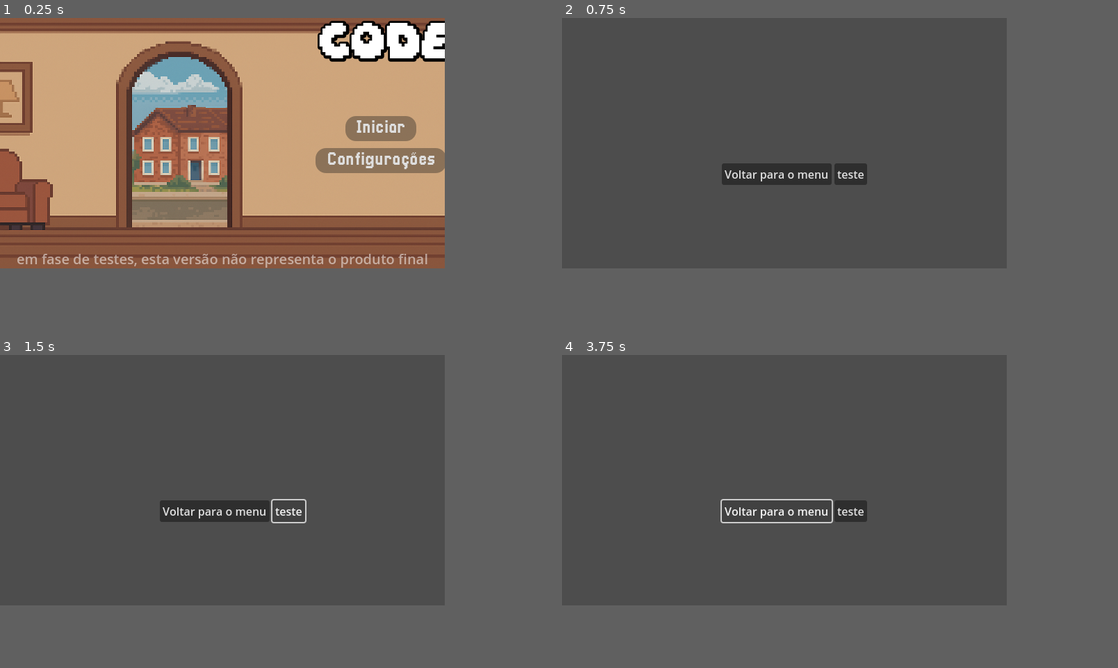
Above: before the commit, frames 1-4 (two rows, left to right).
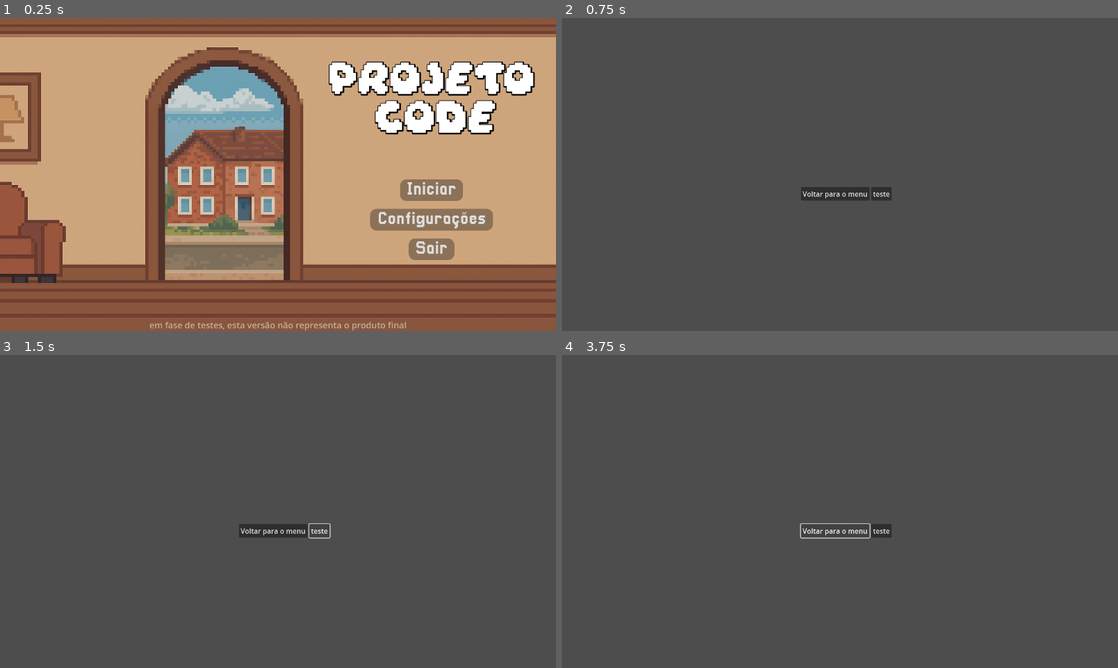
Above: after the commit, the same moments.

Repository: ggxrc/projeto-code
Game: Godot game, scene res://scenes/orquestrator/Orquestrador.tscn
The game is run twice, just before and just after one commit, with the same random seed, the same clock (stepped at 60 frames per second) and the same inputs.
Inputs:
- Up to frame 1 (0.25 s): no input
- Up to frame 2 (0.75 s): click "Iniciar" at 0.5 s
- Up to frame 3 (1.5 s): click "teste" at 1.25 s
- Up to frame 4 (3.75 s): click "teste" at 2 s; click "teste" at 2.75 s; click "Voltar para o menu" at 3.5 s
In our replay, the window is 640x360 before the commit and 800x450 after it. These sizes can differ from the game's own. Grey fills any space a smaller window leaves; there, only what the larger window draws over its background counts as a difference.

The runs differ from the first frame. In frame 1, 60% of the frame differs, in the area x 0-100%, y 0-100%; in frame 2, 2.3%; in frame 3, 2.0%; in frame 4, 1.1%.

Commit message:
Interface do main menu

Diff:
--- a/assets/interface/buttons/BotãoMenu.tscn
+++ b/assets/interface/buttons/BotãoMenu.tscn
@@ -1,6 +1,6 @@
 [gd_scene load_steps=4 format=3 uid="uid://blbkia8fnrlk7"]
 
-[ext_resource type="FontFile" uid="uid://bx2l44oenhpw6" path="res://Fontes/Pixellari.ttf" id="1_17sfv"]
+[ext_resource type="FontFile" uid="uid://bx2l44oenhpw6" path="res://assets/fonts/Pixellari.ttf" id="1_17sfv"]
 
 [sub_resource type="StyleBoxFlat" id="StyleBoxFlat_17sfv"]
 bg_color = Color(0.497057, 0.216426, 0.920404, 1)
@@ -25,13 +25,13 @@
 
 [node name="iniciar_button" type="Button"]
 offset_left = 305.0
-offset_top = 190.0
-offset_right = 381.0
-offset_bottom = 228.0
+offset_top = 153.0
+offset_right = 440.0
+offset_bottom = 227.0
 size_flags_horizontal = 4
 size_flags_vertical = 4
 theme_override_fonts/font = ExtResource("1_17sfv")
-theme_override_font_sizes/font_size = 25
+theme_override_font_sizes/font_size = 40
 theme_override_styles/hover = SubResource("StyleBoxFlat_17sfv")
 theme_override_styles/normal = SubResource("StyleBoxFlat_v4wte")
 text = "Botão"
--- a/project.godot
+++ b/project.godot
@@ -17,8 +17,8 @@
 
 [display]
 
-window/size/viewport_width=640
-window/size/viewport_height=360
+window/size/viewport_width=1280
+window/size/viewport_height=720
 window/size/mode=3
 window/stretch/aspect="expand"
 window/handheld/orientation=4
--- a/scenes/main menu/MenuPrincipal.tscn
+++ b/scenes/main menu/MenuPrincipal.tscn
@@ -14,10 +14,10 @@
 
 [sub_resource type="LabelSettings" id="LabelSettings_kjrao"]
 font = ExtResource("2_5dpk2")
-font_size = 45
-outline_size = 3
+font_size = 65
+outline_size = 1
 outline_color = Color(0, 0, 0, 1)
-shadow_size = 15
+shadow_size = 10
 shadow_color = Color(0, 0, 0, 1)
 
 [node name="MenuPrincipal" type="TextureRect"]
@@ -59,10 +59,10 @@
 anchor_top = 0.5
 anchor_right = 0.5
 anchor_bottom = 0.5
-offset_left = 64.0
-offset_top = -240.0
-offset_right = 393.0
-offset_bottom = 38.0
+offset_left = 68.0
+offset_top = -264.0
+offset_right = 640.0
+offset_bottom = 205.0
 grow_horizontal = 2
 grow_vertical = 2
 
@@ -82,7 +82,14 @@
 
 [node name="Config" parent="VBoxContainer" instance=ExtResource("2_r2p0k")]
 layout_mode = 2
+size_flags_vertical = 6
 text = "Configurações"
 icon_alignment = 1
 
+[node name="Sair" parent="VBoxContainer" instance=ExtResource("2_r2p0k")]
+layout_mode = 2
+size_flags_vertical = 6
+text = "Sair"
+icon_alignment = 1
+
 [connection signal="visibility_changed" from="." to="AudioStreamPlayer" method="_on_menu_principal_visibility_changed"]
